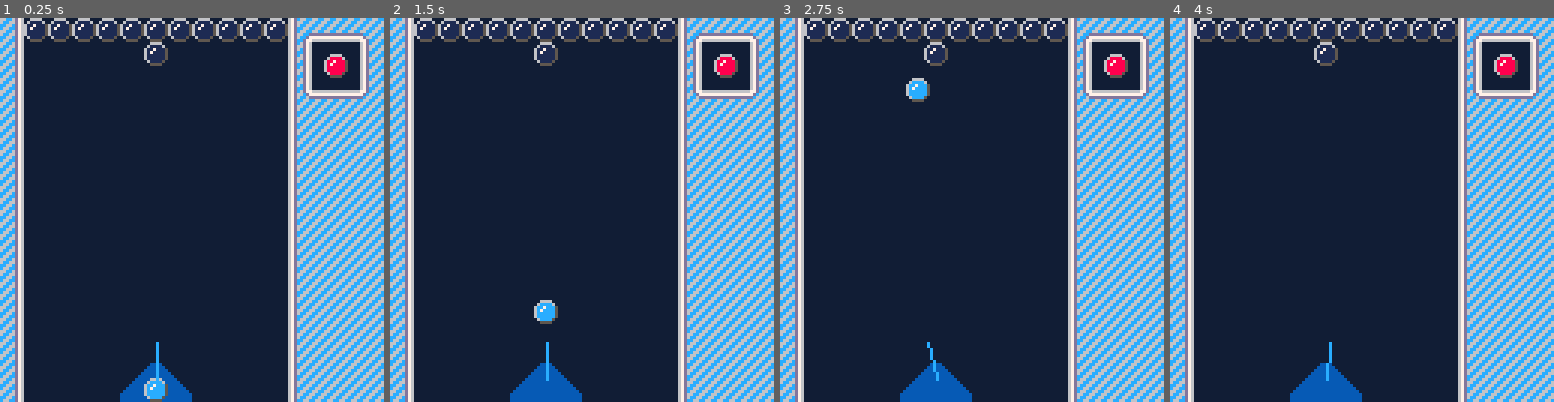
Above: before the commit, frames 1-4 (left to right).
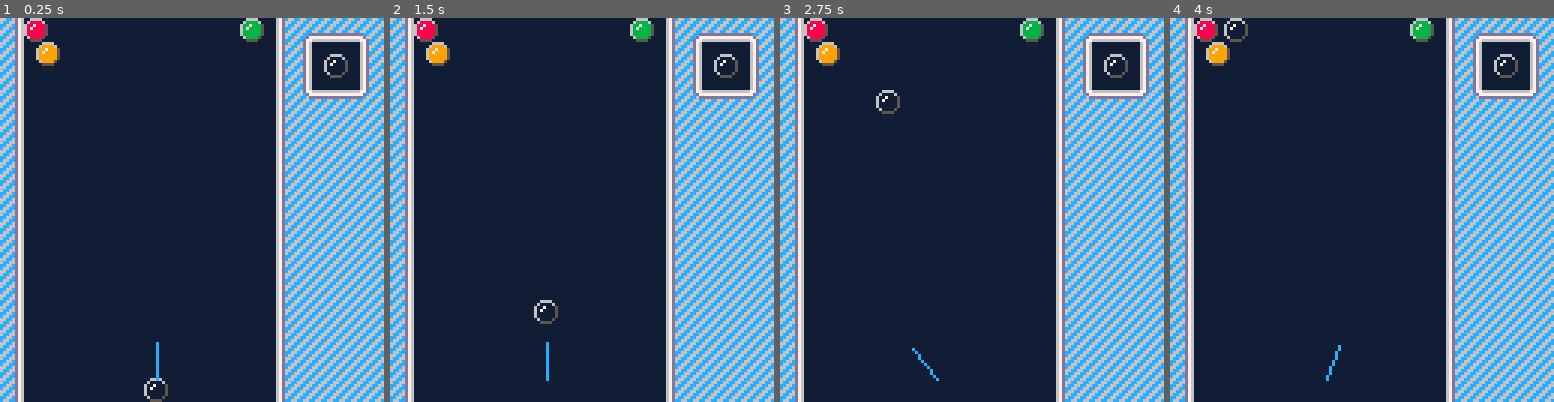
Above: after the commit, the same moments.

Repository: kallanreed/pico8_games
Game: PICO-8 cartridge bubbles.p8
Same seed, same stepped clock (60 frames per second), same inputs: the game is played once before the commit and once after it.
Inputs:
- Up to frame 1 (0.25 s): no input
- Up to frame 2 (1.5 s): tap X (X key) at 1.07 s
- Up to frame 3 (2.75 s): hold Left 1.97-2.37 s; tap X (X key) at 2.07, 2.4, 2.73 s
- Up to frame 4 (4 s): hold Right 2.87-3.53 s; tap X (X key) at 3.07, 3.4, 3.73 s

The runs differ from the first frame. In frame 1, 10% of the frame differs, in the area x 7-90%, y 0-100%; in frame 2, 10%; in frame 3, 11%; in frame 4, 10%.

Commit message:
wall collision, start board

Diff:
--- a/bubbles.p8
+++ b/bubbles.p8
@@ -4,44 +4,48 @@
 -- bubble trouble
 -- by kallanreed
 
+bub_col={8,9,11,14}
+
 function _init()
  pal()
  poke(0x5f2e,1)
 
- board={}
+ board={[0]=1,[9]=3,[10]=2}
  preview=bub(108,12,0,0,8)
- canon={
+ gun={
   a=90,r=12,x2=0,y2=0,
   x1=52,y1=120,
   dx=0,dy=0
  }
- curr=bub(canon.x1-4,canon.y1,0,0,12)
-
- update_canon()
-end
-
-function update_canon()
- local a=canon.a/360
- canon.dx=cos(a)
- canon.dy=sin(a)
- canon.x2=canon.dx*canon.r+canon.x1
- canon.y2=canon.dy*canon.r+canon.y1
+ curr=bub(gun.x1-4,gun.y1,0,0,12)
+
+ update_gun()
+end
+
+function update_gun()
+ gun.a=mid(20,gun.a,160)
+
+ local a=gun.a/360
+ gun.dx=cos(a)
+ gun.dy=sin(a)
+ gun.x2=gun.dx*gun.r+gun.x1
+ gun.y2=gun.dy*gun.r+gun.y1
 end
 
 function _update()
  if btn(⬅️) then
-  canon.a+=1
-  update_canon()
+  gun.a+=3
+  update_gun()
  end
  if btn(➡️) then
-  canon.a-=1
-  update_canon()
+  gun.a-=3
+  update_gun()
  end
 
  if btnp(❎) then
   sfx(32)
-  curr.dx=canon.dx*2
-  curr.dy=canon.dy*2
+  curr.dx=gun.dx*2
+  curr.dy=gun.dy*2
  end
 
  curr:update()
@@ -51,55 +55,61 @@
  cls()
  map(0,0,0,0,16,16)
 
+ for k,v in pairs(board) do
+  local x,y=b2px(k)
+  draw_bubble(x,y,bub_col[v])
+ end
+
  preview:draw()
  curr:draw()
 
- line(canon.x1,canon.y1,
-  canon.x2,canon.y2,12)
+ line(gun.x1,gun.y1,
+  gun.x2,gun.y2,12)
  pal({[0]=129,1,2,3,4,5,6,7,8,9,10,139,12,13,140,132},1)
+end
+
+function update_bubble(b)
+ local nx=b.x+b.dx
+ local ny=b.y+b.dy
+
+ if nx<8 or nx>84 then
+  nx=mid(8,nx,84)
+  b.dx=-b.dx
+  sfx(33)
+ end
+
+ -- todo
+ -- collision
+ -- offset rows
+
+ if ny<0 then
+  -- board offset
+  nx=quant(nx,10)+8
+  ny=0
+  b.dx=0
+  b.dy=0
+ end
+
+ b.x=nx
+ b.y=ny
+end
+
+function draw_bubble(x,y,col)
+ pal(1,col)
+ spr(1,x,y)
+ pal()
 end
 
 function bub(x,y,dx,dy,col)
  return {
   x=x,y=y,dx=dx,dy=dy,
-  update=function(my)
-   my.x+=my.dx
-   my.y+=my.dy
-  end,
+  update=update_bubble,
   draw=function(my)
-   pal(1,col)
-   spr(1,my.x,my.y)
-   pal()
+   draw_bubble(my.x,my.y,my.col)
   end
  }
 end
 
-
-
--- todo: understand
--- https://www.drdobbs.com/architecture-and-design/fast-bitmap-rotation-and-scaling/184416337
-function rspr(s,x,y,a,w,h)
- sw=(w or 1)*8
- sh=(h or 1)*8
- sx=(s%8)*8
- sy=flr(s/8)*8
- x0=flr(0.5*sw)
- y0=flr(0.5*sh)
- a=a/360
- sa=sin(a)
- ca=cos(a)
- for ix=sw*-1,sw+4 do
-  for iy=sh*-1,sh+4 do
-   dx=ix-x0
-   dy=iy-y0
-   xx=flr(dx*ca-dy*sa+x0)
-   yy=flr(dx*sa+dy*ca+y0)
-   if (xx>=0 and xx<sw and yy>=0 and yy<=sh-1) then
-    pset(x+ix,y+iy,sget(sx+xx,sy+yy))
-   end
-  end
- end
-end
 -->8
 -- utils
 
@@ -111,10 +121,23 @@
  return x*8,y*8
 end
 
+-- board index to pixels
+function b2px(i)
+ local y=flr(i/10)
+ local x=i%10
+ local offx=8 -- board edge
+ if (band(y,1)==1) offx+=4
+ return x*8+offx,y*8
+end
+
 function clamp(val,max_v)
  return mid(-max_v,val,max_v)
 end
 
+function quant(val,buckets)
+ return flr(val/buckets)*buckets
+end
+
 
 
 
@@ -141,53 +164,54 @@
 
 
 __map__
-0701010101010101010101010804040900000000000000000000000000000000000000000000000000000000000000000000000000000000000000000000000000000000000000000000000000000000000000000000000000000000000000000000000000000000000000000000000000000000000000000000000000000000
-0700000000000100000000000500000300000000000000000000000000000000000000000000000000000000000000000000000000000000000000000000000000000000000000000000000000000000000000000000000000000000000000000000000000000000000000000000000000000000000000000000000000000000
-0700000000000000000000000500000300000000000000000000000000000000000000000000000000000000000000000000000000000000000000000000000000000000000000000000000000000000000000000000000000000000000000000000000000000000000000000000000000000000000000000000000000000000
-0700000000000000000000001806061900000000000000000000000000000000000000000000000000000000000000000000000000000000000000000000000000000000000000000000000000000000000000000000000000000000000000000000000000000000000000000000000000000000000000000000000000000000
-0700000000000000000000000302020200000000000000000000000000000000000000000000000000000000000000000000000000000000000000000000000000000000000000000000000000000000000000000000000000000000000000000000000000000000000000000000000000000000000000000000000000000000
-0700000000000000000000000302020200000000000000000000000000000000000000000000000000000000000000000000000000000000000000000000000000000000000000000000000000000000000000000000000000000000000000000000000000000000000000000000000000000000000000000000000000000000
-0700000000000000000000000302020200000000000000000000000000000000000000000000000000000000000000000000000000000000000000000000000000000000000000000000000000000000000000000000000000000000000000000000000000000000000000000000000000000000000000000000000000000000
-0700000000000000000000000302020200000000000000000000000000000000000000000000000000000000000000000000000000000000000000000000000000000000000000000000000000000000000000000000000000000000000000000000000000000000000000000000000000000000000000000000000000000000
-0700000000000000000000000302020200000000000000000000000000000000000000000000000000000000000000000000000000000000000000000000000000000000000000000000000000000000000000000000000000000000000000000000000000000000000000000000000000000000000000000000000000000000
-0700000000000000000000000302020200000000000000000000000000000000000000000000000000000000000000000000000000000000000000000000000000000000000000000000000000000000000000000000000000000000000000000000000000000000000000000000000000000000000000000000000000000000
-0700000000000000000000000302020200000000000000000000000000000000000000000000000000000000000000000000000000000000000000000000000000000000000000000000000000000000000000000000000000000000000000000000000000000000000000000000000000000000000000000000000000000000
-0700000000000000000000000302020200000000000000000000000000000000000000000000000000000000000000000000000000000000000000000000000000000000000000000000000000000000000000000000000000000000000000000000000000000000000000000000000000000000000000000000000000000000
-0700000000000000000000000302020200000000000000000000000000000000000000000000000000000000000000000000000000000000000000000000000000000000000000000000000000000000000000000000000000000000000000000000000000000000000000000000000000000000000000000000000000000000
-0700000000000000000000000302020200000000000000000000000000000000000000000000000000000000000000000000000000000000000000000000000000000000000000000000000000000000000000000000000000000000000000000000000000000000000000000000000000000000000000000000000000000000
-0700000000101112000000000302020200000000000000000000000000000000000000000000000000000000000000000000000000000000000000000000000000000000000000000000000000000000000000000000000000000000000000000000000000000000000000000000000000000000000000000000000000000000
-0700000000202122000000000302020200000000000000000000000000000000000000000000000000000000000000000000000000000000000000000000000000000000000000000000000000000000000000000000000000000000000000000000000000000000000000000000000000000000000000000000000000000000
-…(34 lines of a section not shown)…
+0700000000000000000000050804040900000000000000000000000000000000000000000000000000000000000000000000000000000000000000000000000000000000000000000000000000000000000000000000000000000000000000000000000000000000000000000000000000000000000000000000000000000000
+0700000000000000000000050700000300000000000000000000000000000000000000000000000000000000000000000000000000000000000000000000000000000000000000000000000000000000000000000000000000000000000000000000000000000000000000000000000000000000000000000000000000000000
+0700000000000000000000050700000300000000000000000000000000000000000000000000000000000000000000000000000000000000000000000000000000000000000000000000000000000000000000000000000000000000000000000000000000000000000000000000000000000000000000000000000000000000
+0700000000000000000000051806061900000000000000000000000000000000000000000000000000000000000000000000000000000000000000000000000000000000000000000000000000000000000000000000000000000000000000000000000000000000000000000000000000000000000000000000000000000000
+0700000000000000000000050202020200000000000000000000000000000000000000000000000000000000000000000000000000000000000000000000000000000000000000000000000000000000000000000000000000000000000000000000000000000000000000000000000000000000000000000000000000000000
+0700000000000000000000050202020200000000000000000000000000000000000000000000000000000000000000000000000000000000000000000000000000000000000000000000000000000000000000000000000000000000000000000000000000000000000000000000000000000000000000000000000000000000
+0700000000000000000000050202020200000000000000000000000000000000000000000000000000000000000000000000000000000000000000000000000000000000000000000000000000000000000000000000000000000000000000000000000000000000000000000000000000000000000000000000000000000000
+0700000000000000000000050202020200000000000000000000000000000000000000000000000000000000000000000000000000000000000000000000000000000000000000000000000000000000000000000000000000000000000000000000000000000000000000000000000000000000000000000000000000000000
+0700000000000000000000050202020200000000000000000000000000000000000000000000000000000000000000000000000000000000000000000000000000000000000000000000000000000000000000000000000000000000000000000000000000000000000000000000000000000000000000000000000000000000
+0700000000000000000000050202020200000000000000000000000000000000000000000000000000000000000000000000000000000000000000000000000000000000000000000000000000000000000000000000000000000000000000000000000000000000000000000000000000000000000000000000000000000000
+0700000000000000000000050202020200000000000000000000000000000000000000000000000000000000000000000000000000000000000000000000000000000000000000000000000000000000000000000000000000000000000000000000000000000000000000000000000000000000000000000000000000000000
+0700000000000000000000050202020200000000000000000000000000000000000000000000000000000000000000000000000000000000000000000000000000000000000000000000000000000000000000000000000000000000000000000000000000000000000000000000000000000000000000000000000000000000
+0700000000000000000000050202020200000000000000000000000000000000000000000000000000000000000000000000000000000000000000000000000000000000000000000000000000000000000000000000000000000000000000000000000000000000000000000000000000000000000000000000000000000000
+0700000000000000000000050202020200000000000000000000000000000000000000000000000000000000000000000000000000000000000000000000000000000000000000000000000000000000000000000000000000000000000000000000000000000000000000000000000000000000000000000000000000000000
+0700000000000000000000050202020200000000000000000000000000000000000000000000000000000000000000000000000000000000000000000000000000000000000000000000000000000000000000000000000000000000000000000000000000000000000000000000000000000000000000000000000000000000
+0700000000000000000000050202020200000000000000000000000000000000000000000000000000000000000000000000000000000000000000000000000000000000000000000000000000000000000000000000000000000000000000000000000000000000000000000000000000000000000000000000000000000000
+…(35 lines of a section not shown)…
Not shown, changed: 24 lines of the sprite sheet (__gfx__) section of bubbles.p8
Not shown, changed: the sound effects (__sfx__) section of bubbles.p8
